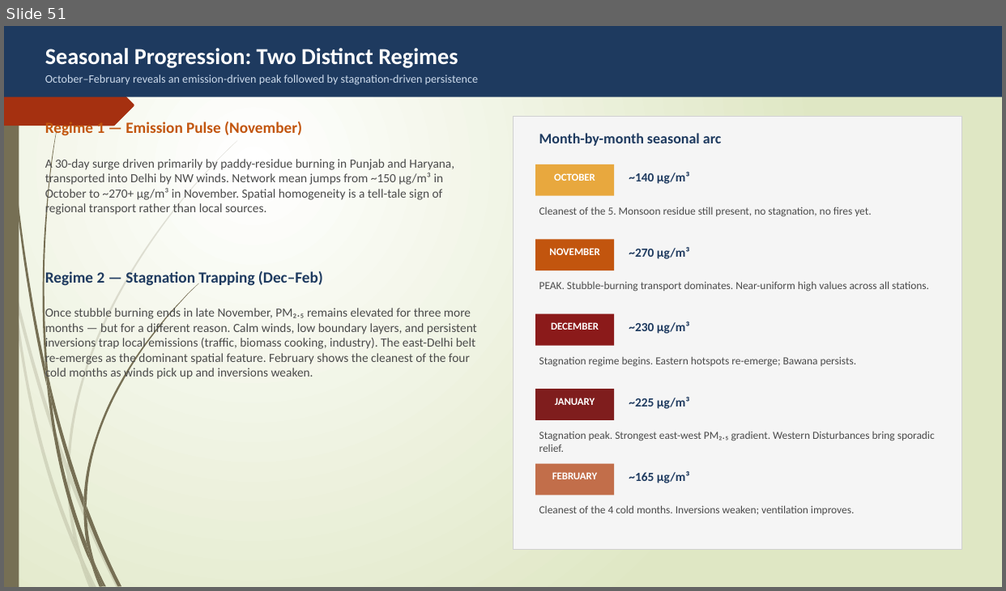
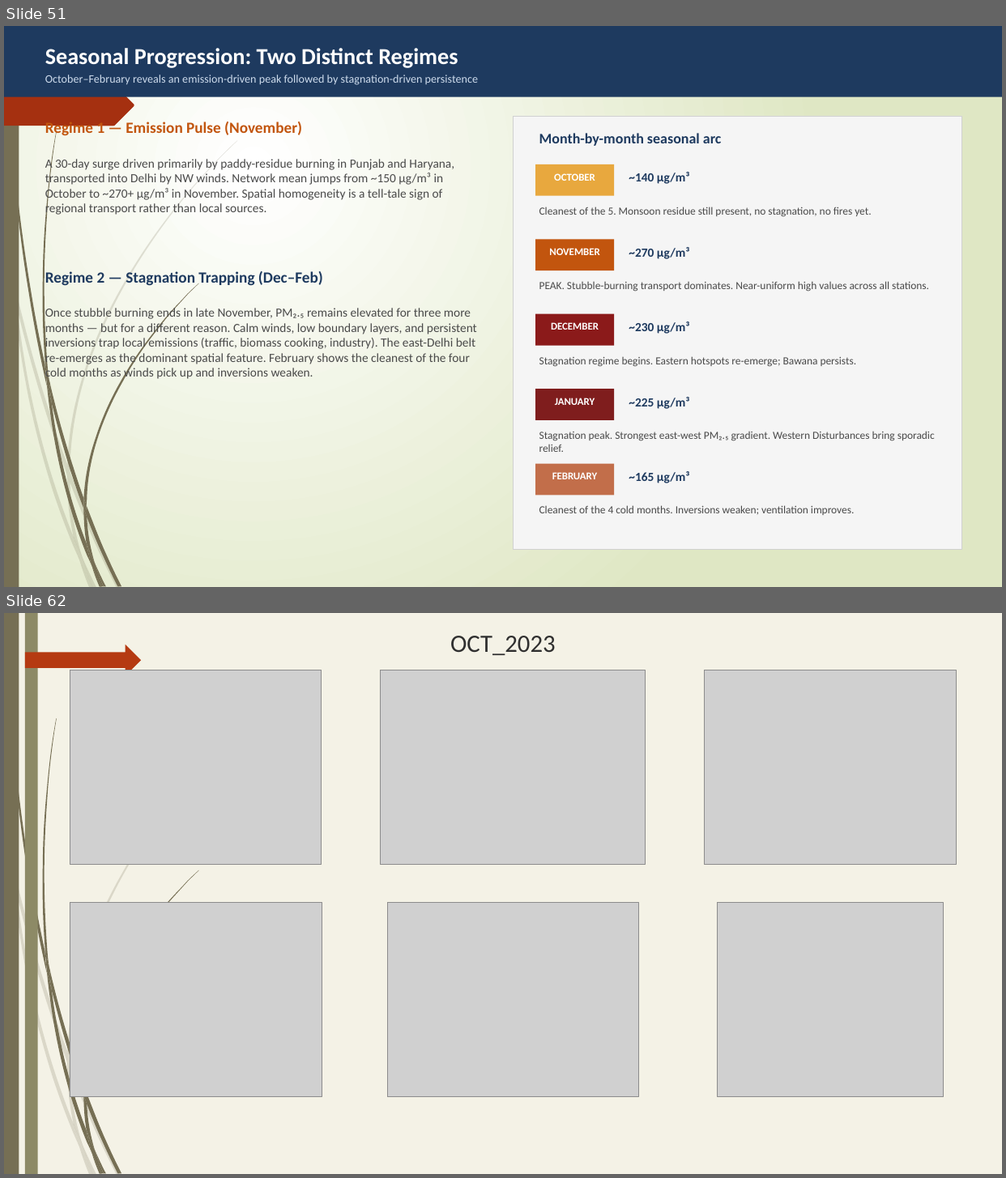
Before and after one commit to archiemittal12/delhi_ground_atmos_project, a slide deck: ASD390.pptx. Shown one above the other, each under a label of ours: slide 51 before the commit, slides 51 and 62 after it; the slides between them are not shown. The pictures are 1006x591 and 1006x1178 pixels, drawn with LibreOffice and Linux fonts; fonts in the diff are those of the drawing; grey boxes stand for pictures. Boxes give left, top, right and bottom in pixels: in the first picture for what was removed or moved away, otherwise in the second. Text is boxed around its words. In the diff, an @@ line names an element or a change of style, - is before the commit and + after.

Commit message:
done

```diff
--- a/ASD390.pptx
+++ b/ASD390.pptx
@@ slide 62 added at bbox=[4, 613, 1002, 1174], background #F4F2E6; not listed: 23 template elements that a slide beside it also shows @@
@@ rectangle added at bbox=[25, 613, 38, 1174], fill #8D8A66 @@
@@ text added at bbox=[450, 636, 556, 655], 24 pt, text #2F2F2F @@
+OCT_2023
@@ right arrow added at bbox=[25, 645, 141, 676], fill #B53A12 @@
@@ picture added at bbox=[70, 670, 322, 865] @@
@@ picture added at bbox=[381, 670, 646, 865] @@
@@ picture added at bbox=[705, 670, 957, 865] @@
@@ picture added at bbox=[70, 903, 322, 1097] @@
@@ picture added at bbox=[387, 903, 639, 1097] @@
@@ picture added at bbox=[718, 903, 944, 1097] @@
```
Also in this commit, not shown: 1 slide changed, 19 other slides added.
